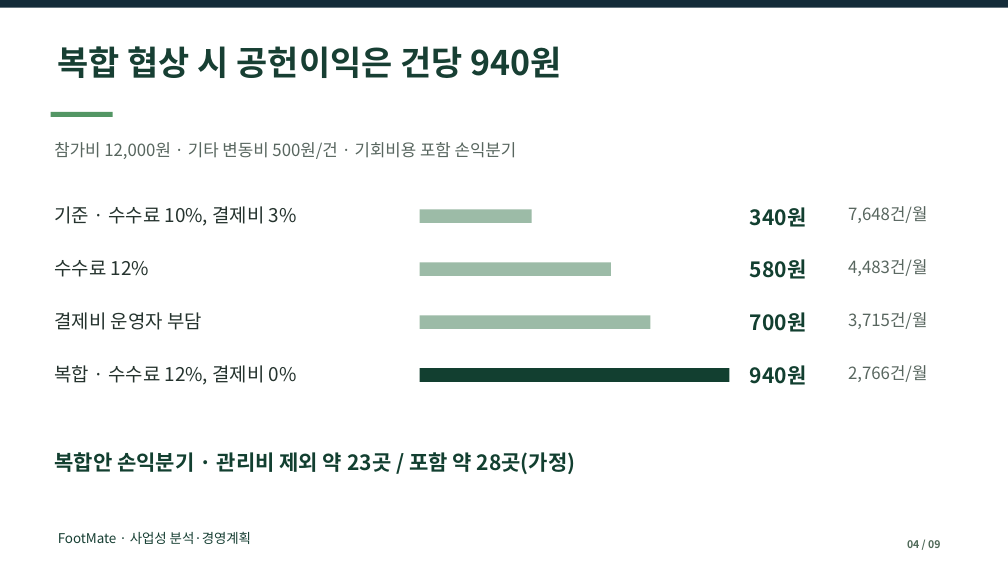
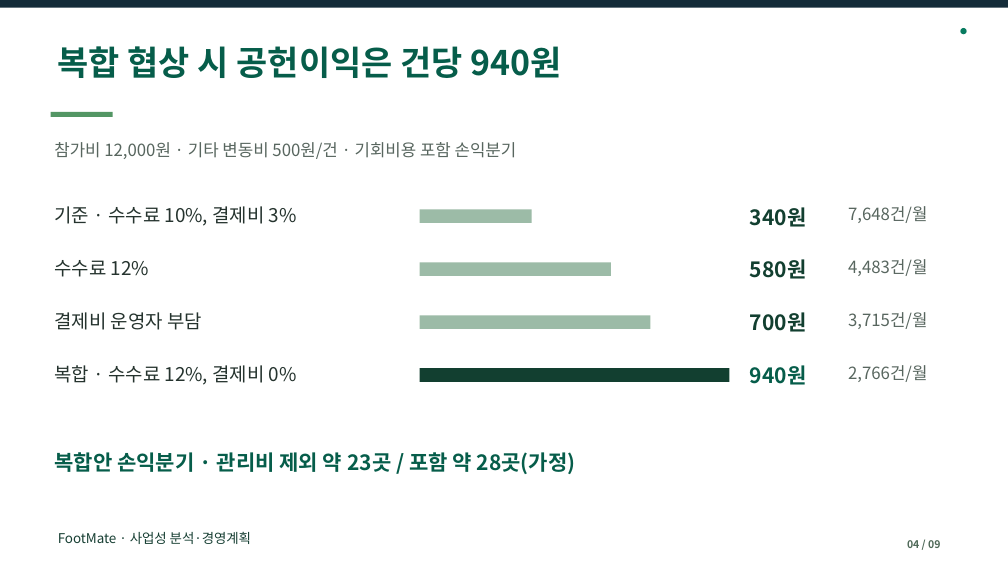
Before and after one commit to dohyunkimmm/footmate-case-study, a slide deck: slide 4 of src/case-study/downloads/footmate_report.pptx. Drawn at 1008x567 pixels with LibreOffice and Linux fonts; fonts in the diff are those of the drawing. Boxes give left, top, right and bottom in pixels: in the first picture for what was removed or moved away, otherwise in the second. Text is boxed around its words. In the diff, an @@ line names an element or a change of style, - is before the commit and + after.

Commit message:
feat: FootMate 웹·PPT 통합 디자인 고도화 및 QA
UI·UX 시각 위계와 보조 페이지 스타일을 통합하고 15개 PPTX 미리보기를 갱신합니다. 손익 숫자와 기존 기능을 유지하며 43개 브라우저·접근성 회귀 테스트 및 PPT 대조 검증을 완료했습니다.

```diff
--- a/src/case-study/downloads/footmate_report.pptx
+++ b/src/case-study/downloads/footmate_report.pptx
@@ ellipse added at <box>960,28,966,34</box>, fill #087B60 @@
@@ text "복합 협상 시 공헌이익은 건당 ..." at <box>58,46,561,78</box>: text colour #173F33 to #065D4A @@
@@ text "940원" at <box>750,365,807,385</box>: text colour #123F30 to #065D4A @@
@@ text "복합안 손익분기 · 관리비 제외 ..." at <box>54,452,576,474</box>: text colour #123F30 to #065D4A @@
```
Also in this commit, not shown: 8 other slides changed, 19 other files.
